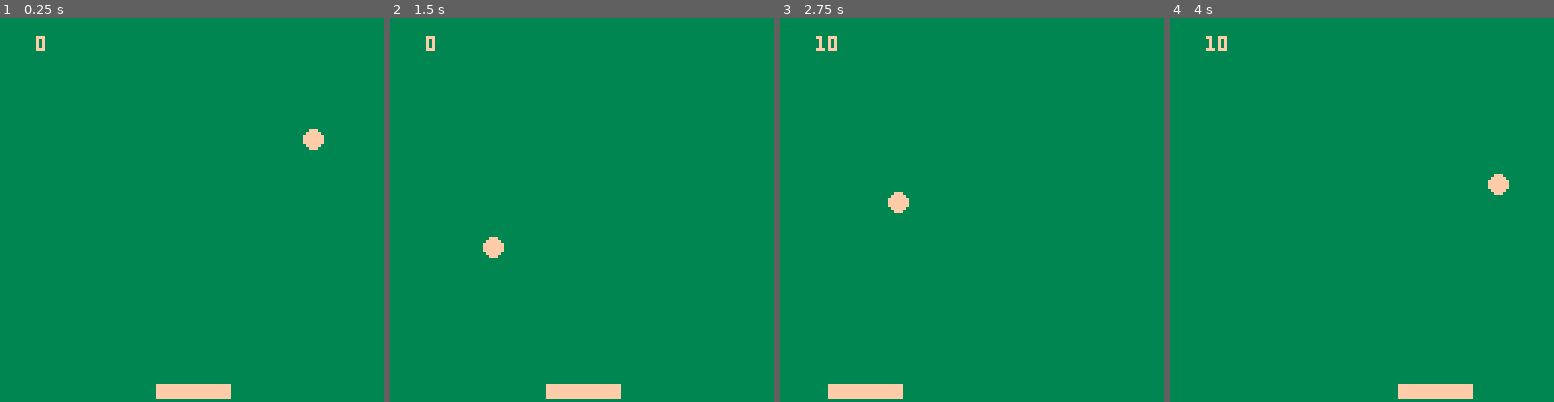
Above: before the commit, frames 1-4 (left to right).
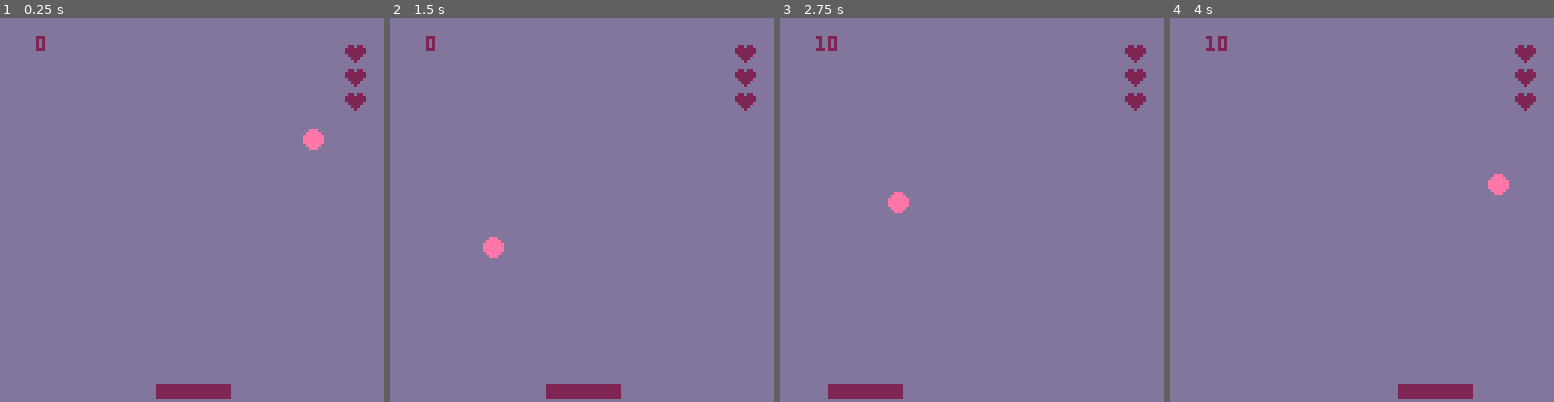
Above: after the commit, the same moments.

Repository: Cigh/pico8-playground
Game: PICO-8 cartridge carts/squashy.p8
The game is run twice, just before and just after one commit, with the same random seed, the same clock (stepped at 60 frames per second) and the same inputs.
Inputs:
- Up to frame 1 (0.25 s): no input
- Up to frame 2 (1.5 s): no input
- Up to frame 3 (2.75 s): hold Left 1.97-2.37 s
- Up to frame 4 (4 s): hold Right 2.87-3.53 s

The runs differ from the first frame. In frame 1, 100% of the frame differs, in the area x 0-100%, y 0-100%; in frame 2, 100%; in frame 3, 100%; in frame 4, 100%.

Commit message:
Aaaaand done

Diff:
--- a/carts/squashy.p8
+++ b/carts/squashy.p8
@@ -3,6 +3,7 @@
 __lua__
 
 score = 0
+lives = 3
 
 -- paddle
 padx = 52
@@ -32,8 +33,18 @@
 
 function losedeadball()
   if bally > 128 then
-    sfx(2)
-    bally = 24
+    if lives > 0 then
+      -- next life
+      sfx(2)
+      bally = 24
+      lives -= 1
+    else
+      sfx(1)
+      -- game over
+      ballydir = 0
+      ballxdir = 0
+      bally = 64
+    end
   end
 end
 
@@ -58,7 +69,7 @@
 function bouncepaddle()
   if ballx >= padx and
     ballx <= padx * padw and
-    bally > pady then
+    bally >= pady then
     sfx(0)
     score += 10
     ballydir =- ballydir
@@ -76,23 +87,27 @@
 
 function _draw()
   -- clear the screen
-  rectfill(0, 0, 128, 128, 3)
+  rectfill(0, 0, 128, 128, 13)
+  -- draw the lives
+  for i = 1, lives do
+    spr(004, 115, i * 8)
+  end
   -- draw the score
-  print(score, 12, 6, 15)
+  print(score, 12, 6, 2)
   -- draw the paddle
-  rectfill(padx, pady, padx + padw, pady + padh, 15)
+  rectfill(padx, pady, padx + padw, pady + padh, 2)
   -- draw the ball
-  circfill(ballx, bally, ballsize, 15)
+  circfill(ballx, bally, ballsize, 14)
 end
 
 __gfx__
 00000000000000000000000000000000000000000000000000000000000000000000000000000000000000000000000000000000000000000000000000000000
-00000000000000000000000000000000000000000000000000000000000000000000000000000000000000000000000000000000000000000000000000000000
-00000000000000000000000000000000000000000000000000000000000000000000000000000000000000000000000000000000000000000000000000000000
-00000000000000000000000000000000000000000000000000000000000000000000000000000000000000000000000000000000000000000000000000000000
-00000000000000000000000000000000000000000000000000000000000000000000000000000000000000000000000000000000000000000000000000000000
-00000000000000000000000000000000000000000000000000000000000000000000000000000000000000000000000000000000000000000000000000000000
-00000000000000000000000000000000000000000000000000000000000000000000000000000000000000000000000000000000000000000000000000000000
+00000000000000000000000000000000022022000000000000000000000000000000000000000000000000000000000000000000000000000000000000000000
+00000000000000000000000000000000222222200000000000000000000000000000000000000000000000000000000000000000000000000000000000000000
+00000000000000000000000000000000222222200000000000000000000000000000000000000000000000000000000000000000000000000000000000000000
+00000000000000000000000000000000022222000000000000000000000000000000000000000000000000000000000000000000000000000000000000000000
+00000000000000000000000000000000002220000000000000000000000000000000000000000000000000000000000000000000000000000000000000000000
+00000000000000000000000000000000000200000000000000000000000000000000000000000000000000000000000000000000000000000000000000000000
 00000000000000000000000000000000000000000000000000000000000000000000000000000000000000000000000000000000000000000000000000000000
 00000000000000000000000000000000000000000000000000000000000000000000000000000000000000000000000000000000000000000000000000000000
 00000000000000000000000000000000000000000000000000000000000000000000000000000000000000000000000000000000000000000000000000000000
Not shown, changed: the sound effects (__sfx__) section of carts/squashy.p8
